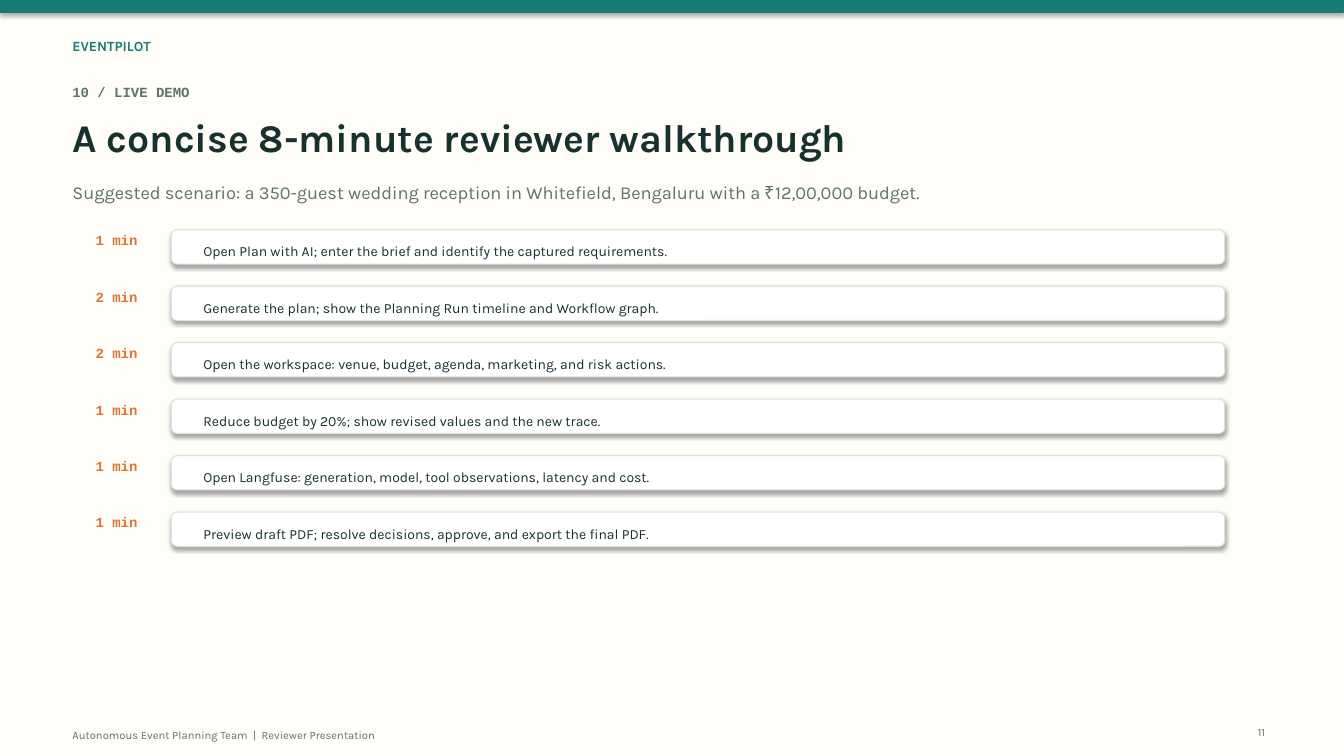
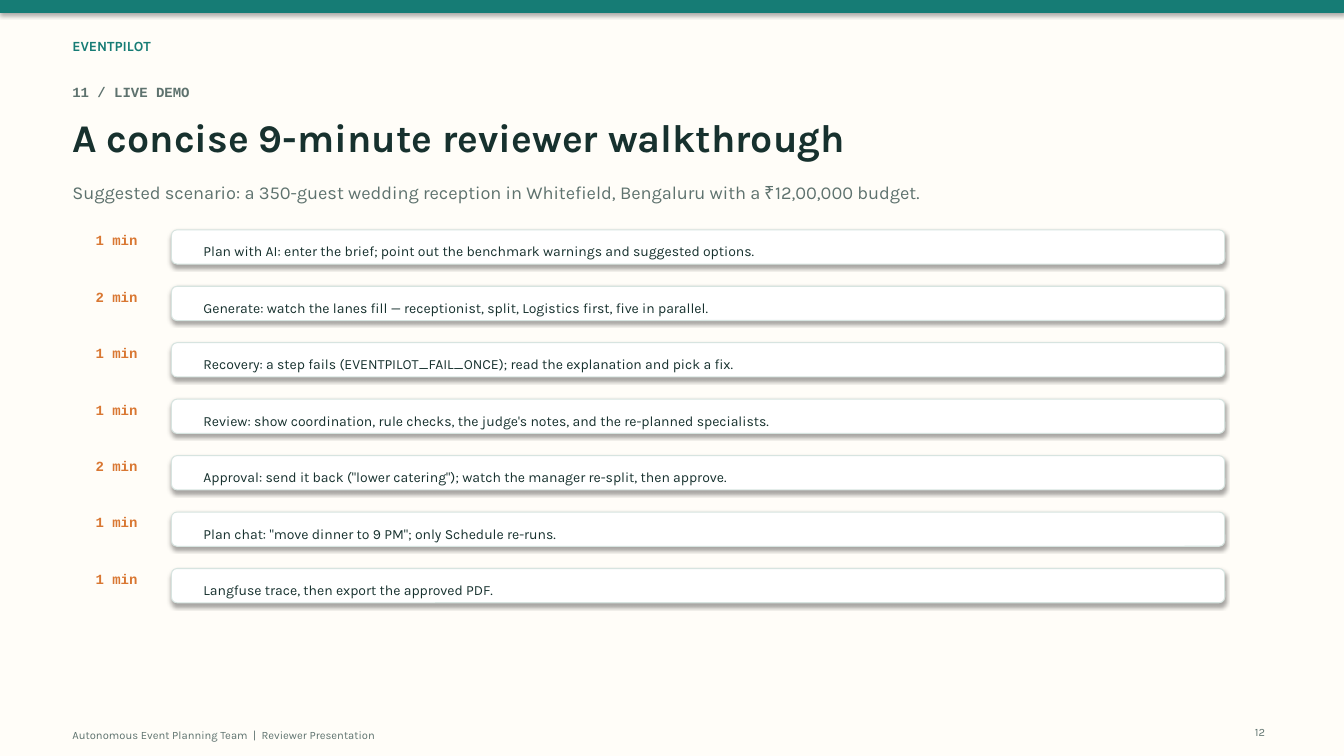
Before and after one commit to SubashNadar/event-pilot, a slide deck: slide 12 of docs/EventPilot_Reviewer_Presentation.pptx (slide 11 before the commit). Drawn at 1344x756 pixels with LibreOffice and Linux fonts; fonts in the diff are those of the drawing. Boxes give left, top, right and bottom in pixels: in the first picture for what was removed or moved away, otherwise in the second. Text is boxed around its words. In the diff, an @@ line names an element or a change of style, - is before the commit and + after.

```diff
--- a/docs/EventPilot_Reviewer_Presentation.pptx
+++ b/docs/EventPilot_Reviewer_Presentation.pptx
@@ text at <box>72,87,190,97</box>: text changed @@
-10 / LIVE DEMO
+11 / LIVE DEMO
@@ text at <box>72,124,845,162</box>: text changed @@
-A concise 8-minute reviewer walkthrough
+A concise 9-minute reviewer walkthrough
@@ text at <box>203,246,754,260</box>: text changed @@
-Open Plan with AI; enter the brief and identify the captured requirements.
+Plan with AI: enter the brief; point out the benchmark warnings and suggested options.
@@ text at <box>203,303,708,317</box>: text changed @@
-Generate the plan; show the Planning Run timeline and Workflow graph.
+Generate: watch the lanes fill — receptionist, split, Logistics first, five in parallel.
@@ text at <box>96,348,137,358</box>: text changed @@
-2 min
+1 min
@@ text at <box>203,359,734,373</box>: text changed @@
-Open the workspace: venue, budget, agenda, marketing, and risk actions.
+Recovery: a step fails (EVENTPILOT_FAIL_ONCE); read the explanation and pick a fix.
@@ text at <box>203,416,769,430</box>: text changed @@
-Reduce budget by 20%; show revised values and the new trace.
+Review: show coordination, rule checks, the judge's notes, and the re-planned specialists.
@@ text at <box>96,461,137,471</box>: text changed @@
-1 min
+2 min
@@ text at <box>203,472,726,486</box>: text changed @@
-Open Langfuse: generation, model, tool observations, latency and cost.
+Approval: send it back ("lower catering"); watch the manager re-split, then approve.
@@ text at <box>203,529,556,543</box>: text changed @@
-Preview draft PDF; resolve decisions, approve, and export the final PDF.
+Plan chat: "move dinner to 9 PM"; only Schedule re-runs.
@@ rounded rectangle added at <box>171,569,1225,603</box>, fill #FFFFFF, outline #D7E4E0 0.75 pt @@
@@ text added at <box>96,574,137,584</box>, 10 pt, text #D97732, bold @@
+1 min
@@ text added at <box>203,585,493,599</box>, 10 pt, text #17312E @@
+Langfuse trace, then export the approved PDF.
@@ text at <box>1255,729,1265,736</box>: text changed @@
-11
+12
```
Also in this commit, not shown: 6 other slides changed, 7 slides added, 6 slides removed, 27 other files.
